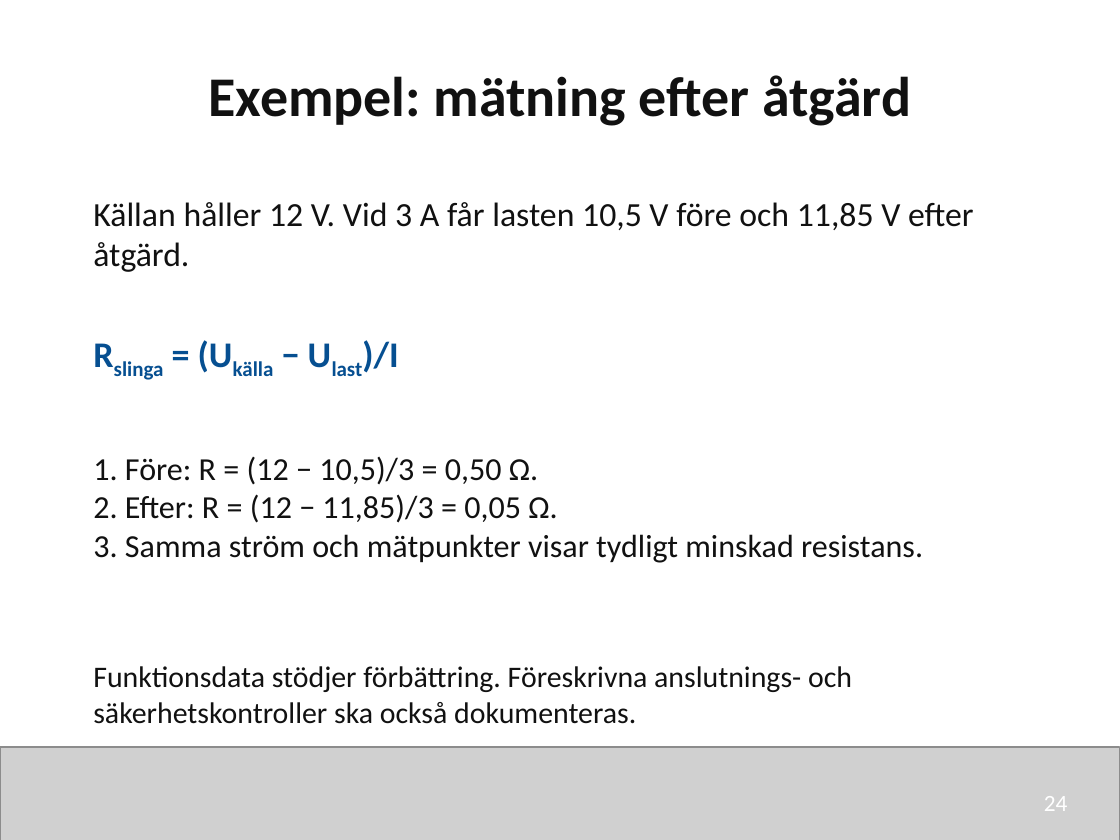
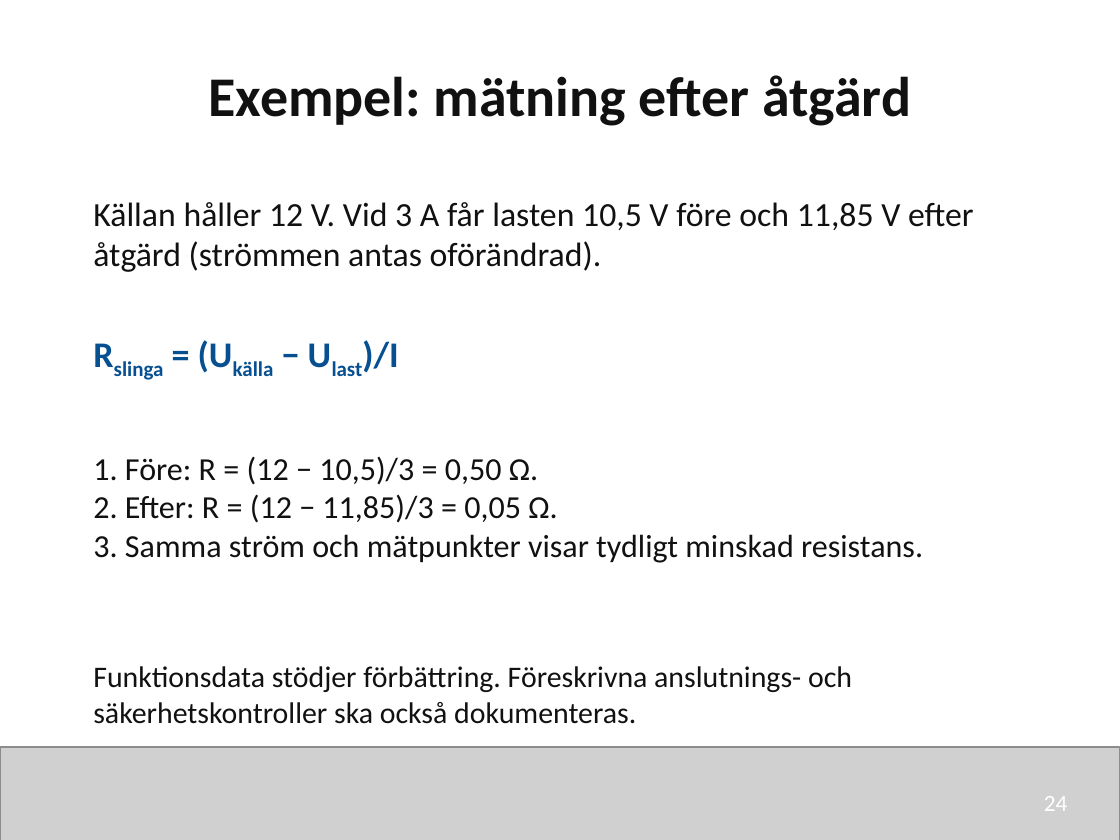
Before and after one commit to nj22az/nj22az.github.io, a slide deck: slide 24 of sjoskolan/vecka-45/aktuell/v45_03_Repetition_infor_tentamen_elev.pptx. Drawn at 1120x840 pixels with LibreOffice and Linux fonts; fonts in the diff are those of the drawing; grey boxes stand for pictures. Boxes give left, top, right and bottom in pixels: in the first picture for what was removed or moved away, otherwise in the second. Text is boxed around its words. In the diff, an @@ line names an element or a change of style, - is before the commit and + after.

```diff
--- a/sjoskolan/vecka-45/aktuell/v45_03_Repetition_infor_tentamen_elev.pptx
+++ b/sjoskolan/vecka-45/aktuell/v45_03_Repetition_infor_tentamen_elev.pptx
@@ text at bbox=[93, 202, 974, 272]: text changed @@
-Källan håller 12 V. Vid 3 A får lasten 10,5 V före och 11,85 V efter åtgärd.
+Källan håller 12 V. Vid 3 A får lasten 10,5 V före och 11,85 V efter åtgärd (strömmen antas oförändrad).
```
Also in this commit, not shown: 2 other slides changed, 12 other files.
